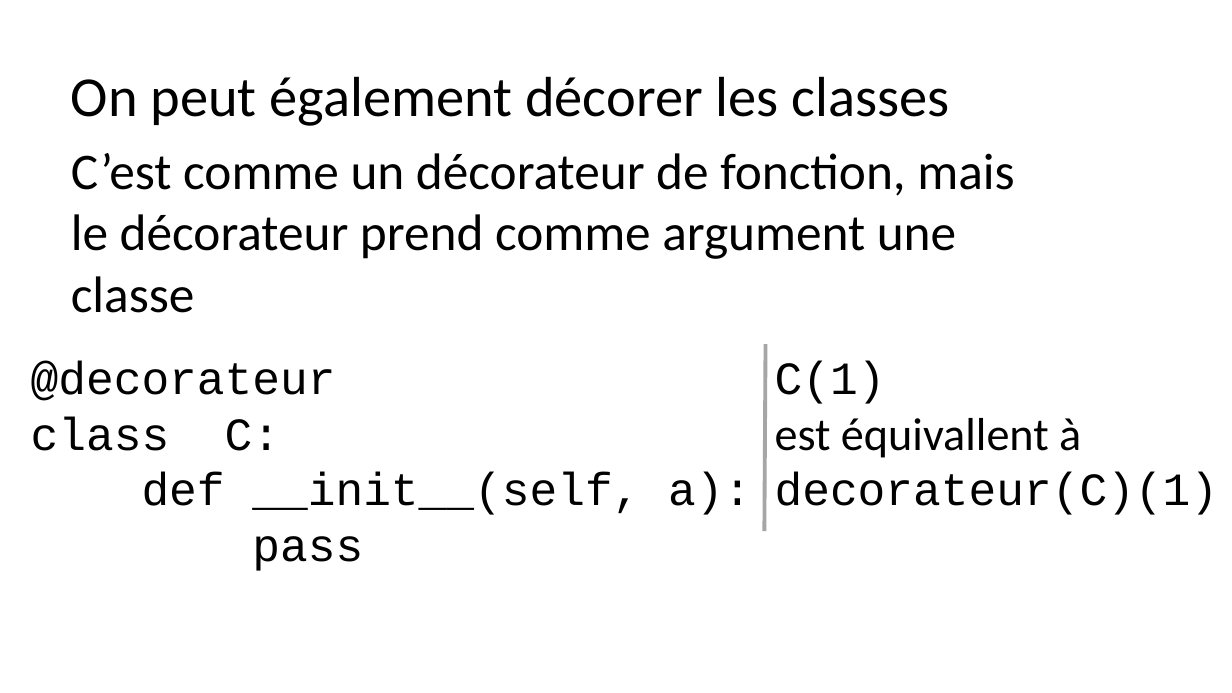
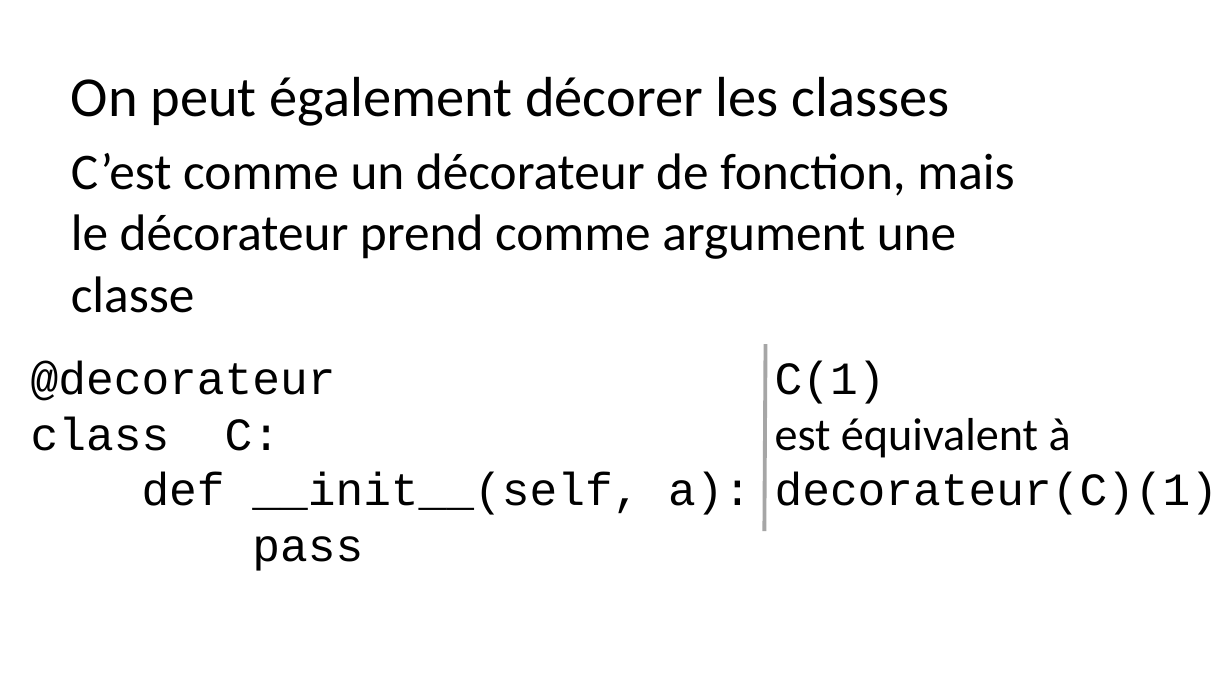
Before and after one commit to parmentelat/flotpython-archive, a slide deck: slide 6 of semaine7/CO12AL-W7-VIDEO02-SLIDE01.pptx. Drawn at 1232x693 pixels with LibreOffice and Linux fonts; fonts in the diff are those of the drawing. Boxes give left, top, right and bottom in pixels: in the first picture for what was removed or moved away, otherwise in the second. Text is boxed around its words. In the diff, an @@ line names an element or a change of style, - is before the commit and + after.

```diff
--- a/semaine7/CO12AL-W7-VIDEO02-SLIDE01.pptx
+++ b/semaine7/CO12AL-W7-VIDEO02-SLIDE01.pptx
@@ text at [775, 418, 1071, 458]: text changed @@
-est équivallent à
+est équivalent à
```
Also in this commit, not shown: 2 other slides changed, 1 other file.
